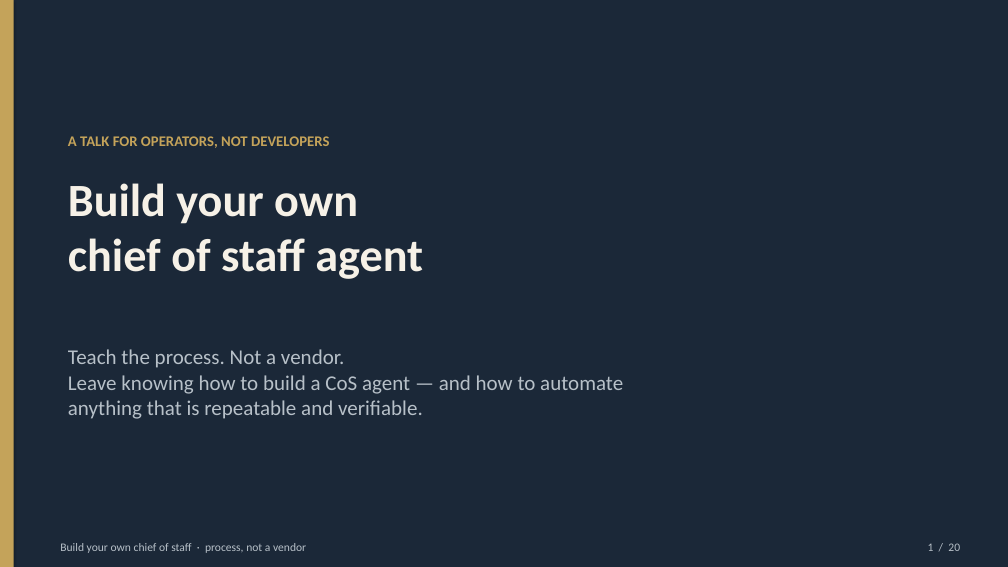
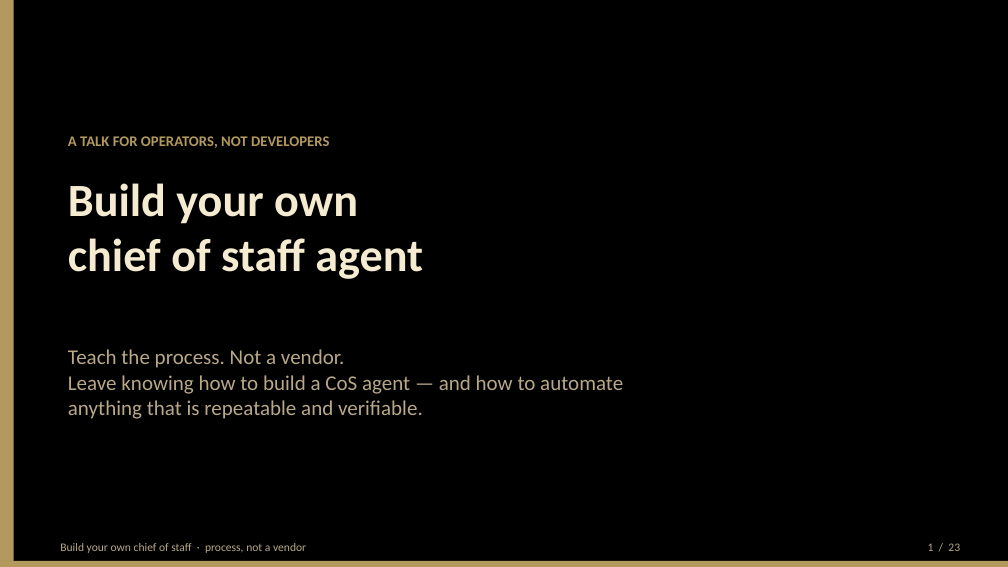
Before and after one commit to BittahCriminal/build-your-own-chief-of-staff, a slide deck: slide 1 of slides/building-your-own-chief-of-staff.pptx. Drawn at 1008x567 pixels with LibreOffice and Linux fonts; fonts in the diff are those of the drawing. Boxes give left, top, right and bottom in pixels: in the first picture for what was removed or moved away, otherwise in the second. Text is boxed around its words. In the diff, an @@ line names an element or a change of style, - is before the commit and + after.

Commit message:
Add the freeze-and-fail thought process; restyle the deck black and gold.
Nate's stall modes (core-first, blob-as-one-job, false success) become process prompts and three talk slides. Palette is black/gold only — no marks.

```diff
--- a/slides/building-your-own-chief-of-staff.pptx
+++ b/slides/building-your-own-chief-of-staff.pptx
@@ rectangle at bbox=[0, 0, 1008, 567]: fill #1B2838 to #000000 @@
@@ rectangle at bbox=[0, 0, 14, 567]: fill #C4A35A to #B3995D @@
@@ text "A TALK FOR OPERATORS, NOT ..." at bbox=[68, 136, 329, 148]: text colour #C4A35A to #B3995D @@
@@ text "Build your own chief of ..." at bbox=[68, 183, 423, 279]: text colour #F6F1E7 to #F4EBD0 @@
@@ text "Teach the process. Not a ..." at bbox=[68, 349, 623, 419]: text colour #B7C0C8 to #B8A888 @@
@@ text "Build your own chief of ..." at bbox=[60, 543, 306, 553]: text colour #B7C0C8 to #B8A888 @@
@@ rectangle added at bbox=[0, 561, 1008, 567], fill #B3995D @@
@@ text at bbox=[928, 543, 960, 551]: text changed; text colour #B7C0C8 to #B8A888 @@
-1 / 20
+1 / 23
```
Also in this commit, not shown: 19 other slides changed, 3 slides added, 8 other files.
